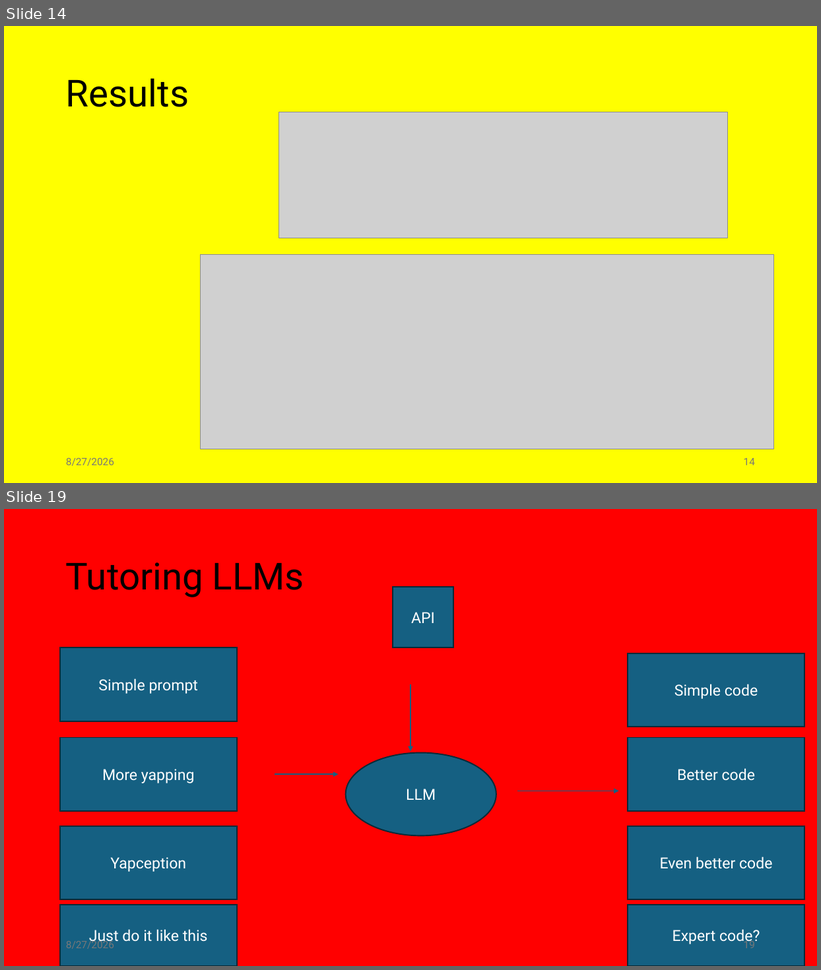
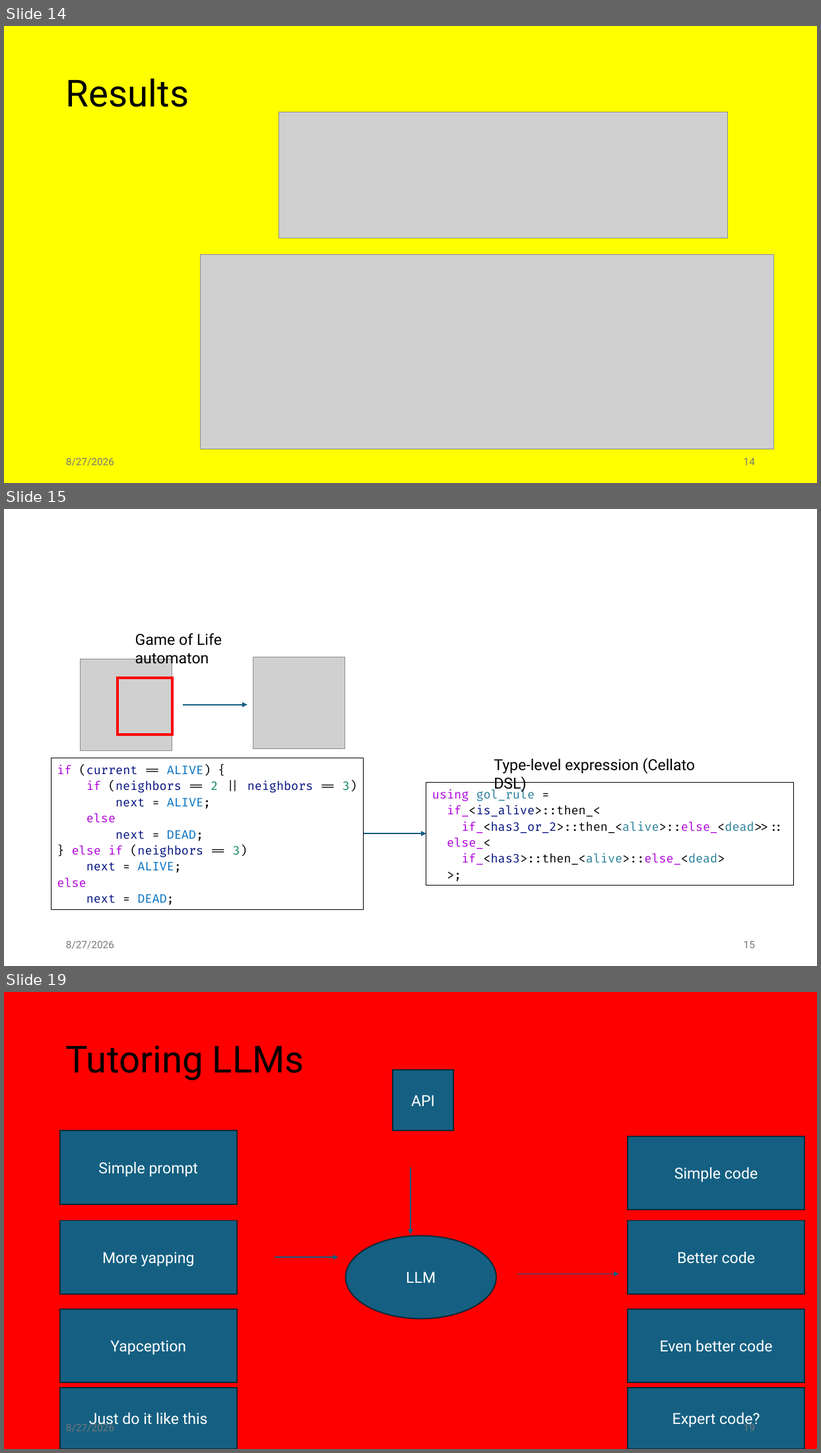
Before and after one commit to jiriklepl/phd-thesis, a slide deck: slides/Optimizing Memory Layouts and Traversal Orders in High-Performance Computing.pptx. Shown one above the other, each under a label of ours: slides 14 and 19 before the commit, slides 14, 15 and 19 after it; the slides between them are not shown. The pictures are 821x970 and 821x1453 pixels, drawn with LibreOffice and Linux fonts; fonts in the diff are those of the drawing; grey boxes stand for pictures. Boxes give left, top, right and bottom in pixels: in the first picture for what was removed or moved away, otherwise in the second. Text is boxed around its words. In the diff, an @@ line names an element or a change of style, - is before the commit and + after.

```diff
--- a/slides/Optimizing Memory Layouts and Traversal Orders in High-Performance Computing.pptx
+++ b/slides/Optimizing Memory Layouts and Traversal Orders in High-Performance Computing.pptx
@@ slide 15 added at [4, 509, 817, 966], background #FFFFFF @@
@@ text added at [135, 633, 222, 667], 18 pt, text #000000 @@
+Game of Life automaton
@@ picture added at [81, 659, 172, 751] @@
@@ picture added at [253, 657, 345, 749] @@
@@ rectangle added at [118, 678, 172, 735], outline #FF0000 3 pt @@
@@ arrow added from (184, 705) to (248, 705), #156082 1.5 pt @@
@@ rectangle added at [51, 758, 364, 910], outline #000000 0.75 pt, 14 pt, text #001080 @@
+if (current == ALIVE) {
+if (neighbors == 2 || neighbors == 3)
+next = ALIVE;
+else
+next = DEAD;
+} else if (neighbors == 3)
+next = ALIVE;
+else
+next = DEAD;
@@ text added at [494, 758, 695, 792], 18 pt, text #000000 @@
+Type-level expression (Cellato DSL)
@@ rectangle added at [426, 782, 794, 885], outline #000000 0.75 pt, 14 pt, text #000000 @@
+using gol_rule =
+if_<is_alive>::then_<
+if_<has3_or_2>::then_<alive>::else_<dead>>::
+else_<
+if_<has3>::then_<alive>::else_<dead>
+>;
@@ arrow added from (364, 834) to (426, 834), #156082 1.5 pt @@
@@ text added at [66, 941, 114, 949], 12 pt, text #797979 @@
+8/27/2026
@@ page number added at [744, 941, 755, 949], 12 pt, text #797979 @@
+15
```
Also in this commit, not shown: 6 slides changed, 2 other slides added, 1 slide removed.
